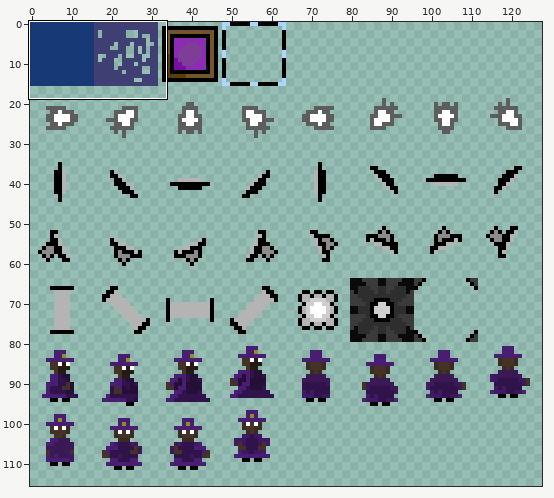
Edited in one commit: sprite sheet (data/sprites.png). The picture above shows the old version from afar; the outline marks the close-up.
Close-up. Before:
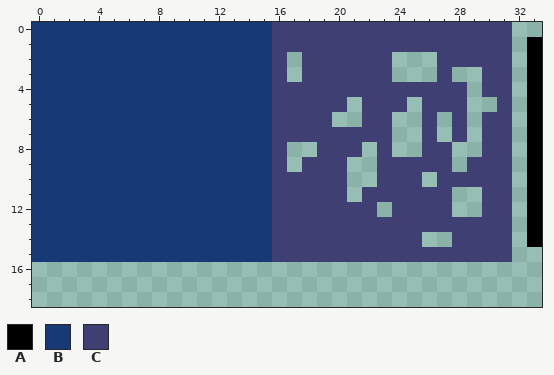
The file is 128x128 pixels. Colours within 5 levels of each other are drawn and written as one. Shown: x 0..33, y 0..18. The wide view leaves out empty margins. The commit also changed other parts of the picture, which this record leaves out.
Palette (. is transparent): A #000000  B #173976  C #3f3f74
Now the later version:
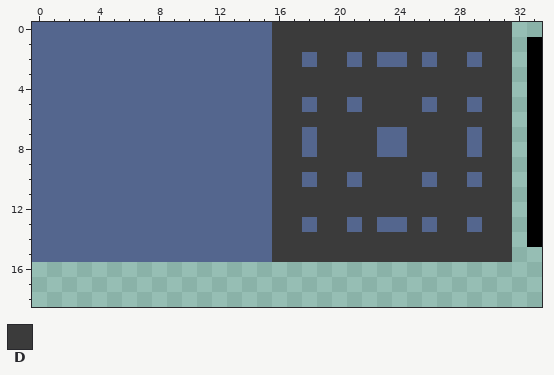
Colours new in this view: D #3b3b3b
The exact change:
{"colour":"B","old":"#173976","new":"#54668e"}
{"y":0,"x":16,"old":"CCCCCCCCCCCCCCCC","new":"DDDDDDDDDDDDDDDD"}
{"y":1,"x":16,"old":"CCCCCCCCCCCCCCCC","new":"DDDDDDDDDDDDDDDD"}
{"y":2,"x":16,"old":"C.CCCCCC...CCCCC","new":"DDBDDBDBBDBDDBDD"}
{"y":3,"x":16,"old":"C.CCCCCC...C..CC","new":"DDDDDDDDDDDDDDDD"}
{"y":4,"x":16,"old":"CCCCCCCCCCCCC.CC","new":"DDDDDDDDDDDDDDDD"}
{"y":5,"x":16,"old":"CCCCC.CCC.CCC..C","new":"DDBDDBDDDDBDDBDD"}
{"y":6,"x":16,"old":"CCCC..CC..C.C.CC","new":"DDDDDDDDDDDDDDDD"}
{"y":7,"x":16,"old":"CCCCCCCC..C.C.CC","new":"DDBDDDDBBDDDDBDD"}
{"y":8,"x":16,"old":"C..CCC.C..CC..CC","new":"DDBDDDDBBDDDDBDD"}
{"y":9,"x":16,"old":"C.CCC..CCCCC.CCC","new":"DDDDDDDDDDDDDDDD"}
{"y":10,"x":16,"old":"CCCCC..CCC.CCCCC","new":"DDBDDBDDDDBDDBDD"}
{"y":11,"x":16,"old":"CCCCC.CCCCCC..CC","new":"DDDDDDDDDDDDDDDD"}
{"y":12,"x":16,"old":"CCCCCCC.CCCC..CC","new":"DDDDDDDDDDDDDDDD"}
{"y":13,"x":16,"old":"CCCCCCCCCCCCCCCC","new":"DDBDDBDBBDBDDBDD"}
{"y":14,"x":16,"old":"CCCCCCCCCC..CCCC","new":"DDDDDDDDDDDDDDDD"}
{"y":15,"x":16,"old":"CCCCCCCCCCCCCCCC","new":"DDDDDDDDDDDDDDDD"}
{"label":"changed","picture_box":[32,22,512,262]}
